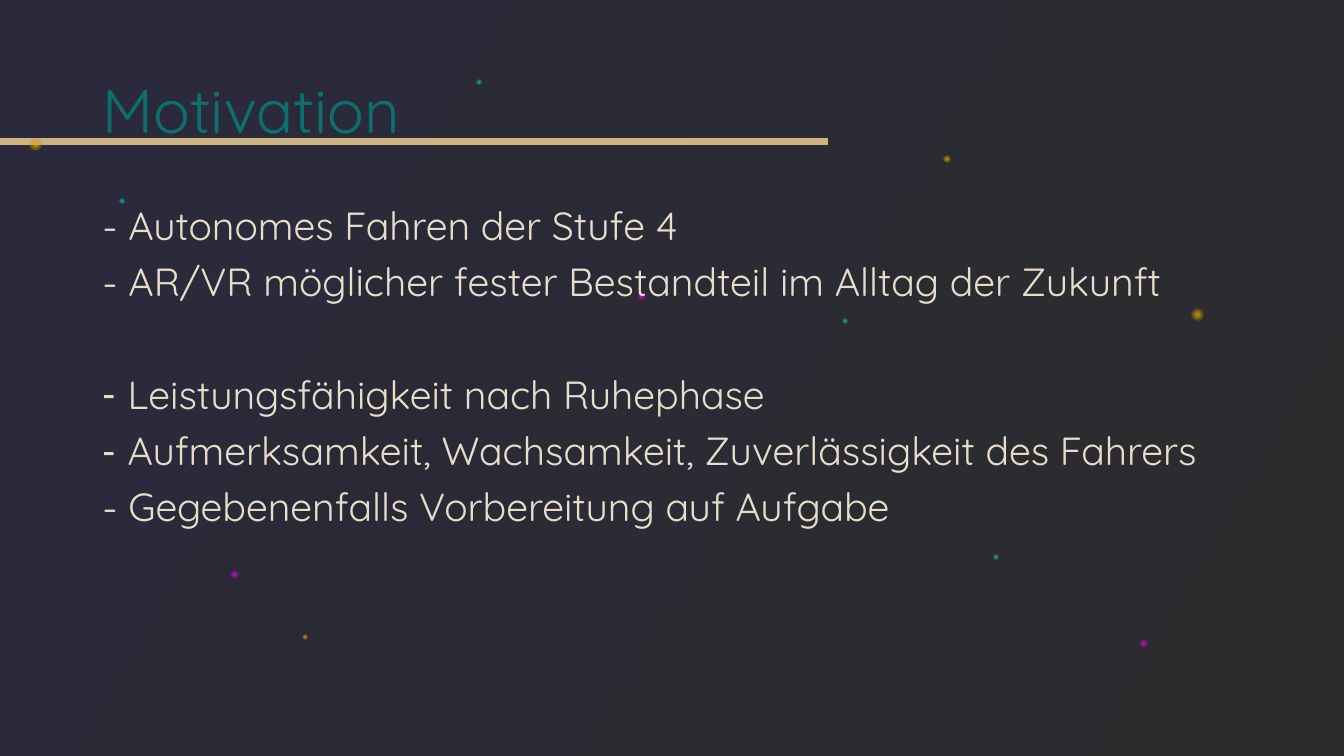
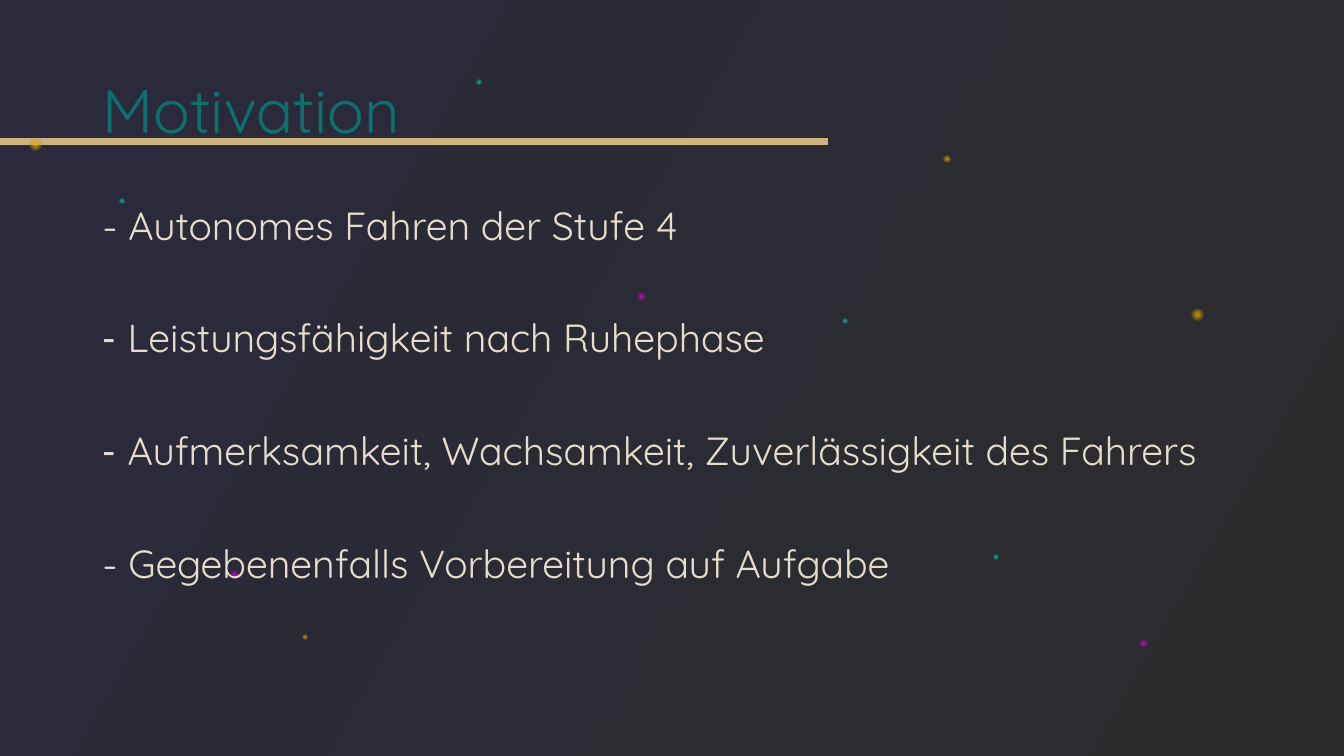
Before and after one commit to tlahmann/mci-af, a slide deck: slide 3 of presentation/Resync Studie.pptx. Drawn at 1344x756 pixels with LibreOffice and Linux fonts; fonts in the diff are those of the drawing. Boxes give left, top, right and bottom in pixels: in the first picture for what was removed or moved away, otherwise in the second. Text is boxed around its words. In the diff, an @@ line names an element or a change of style, - is before the commit and + after.

Commit message:
Änderung Motivation

```diff
--- a/presentation/Resync Studie.pptx
+++ b/presentation/Resync Studie.pptx
@@ text at bbox=[128, 264, 1161, 304]: paragraph removed @@
-- AR/VR möglicher fester Bestandteil im Alltag der Zukunft
```
